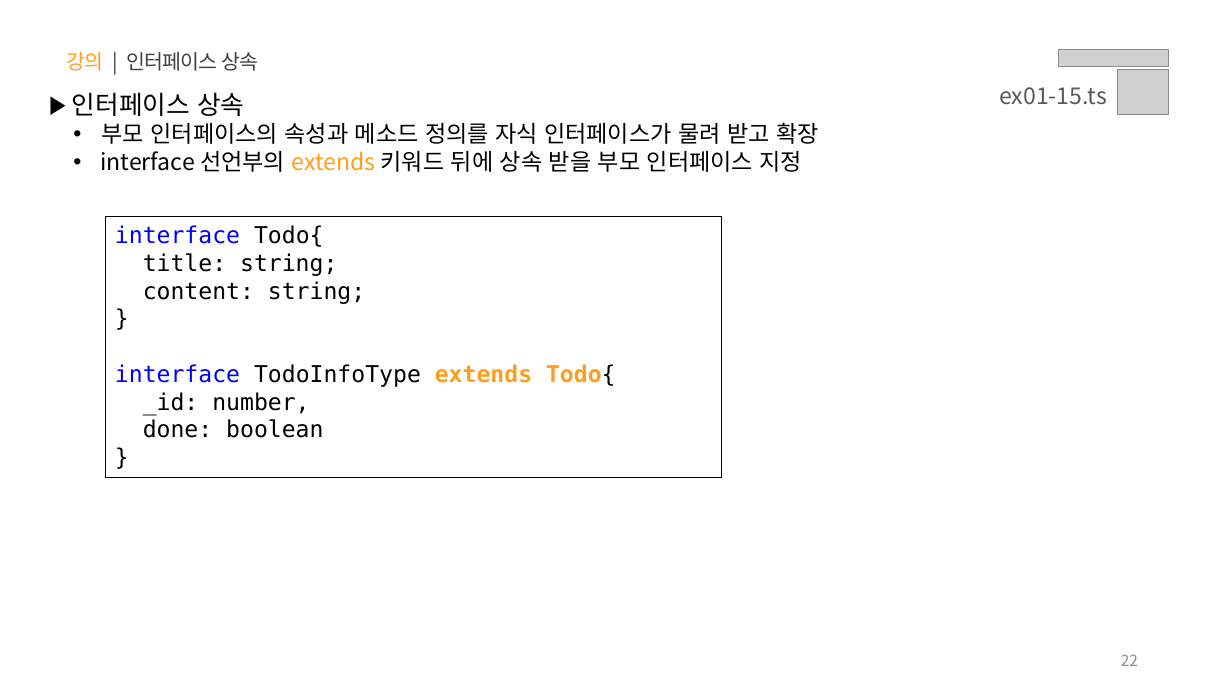
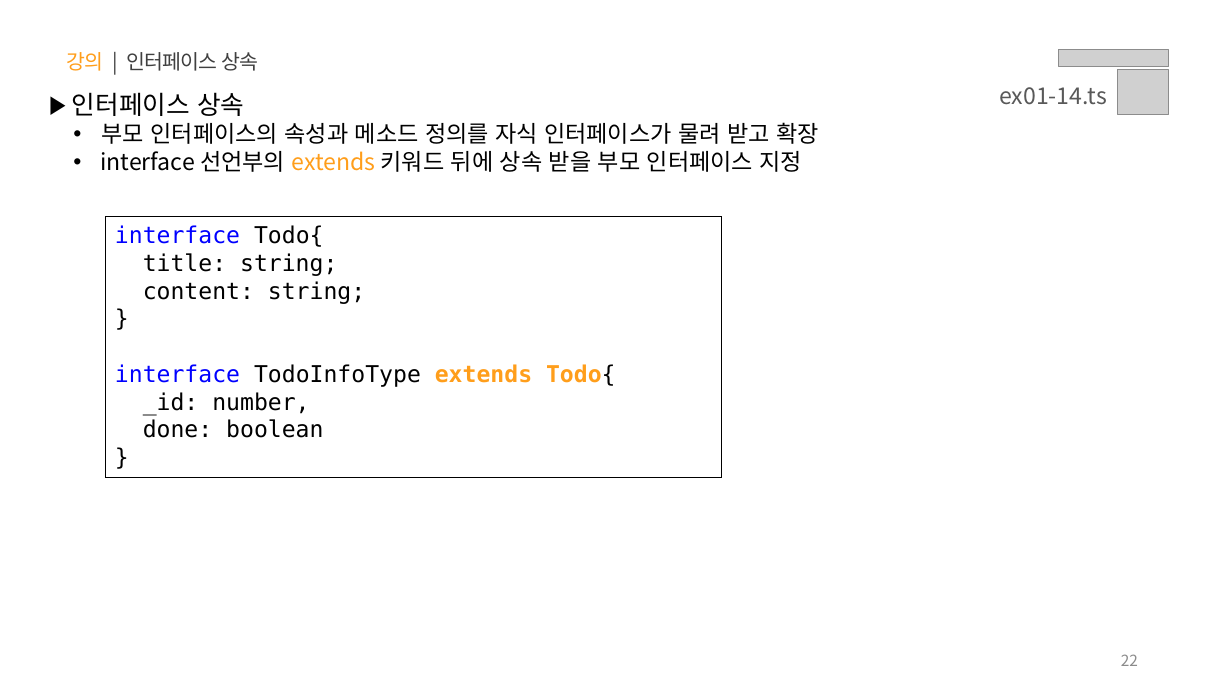
Before and after one commit to sy0725/ts-til, a slide deck: slide 22 of PPT/01.타입스크립트 - 타입 정의.pptx. Drawn at 1232x693 pixels with LibreOffice and Linux fonts; fonts in the diff are those of the drawing; grey boxes stand for pictures. Boxes give left, top, right and bottom in pixels: in the first picture for what was removed or moved away, otherwise in the second. Text is boxed around its words. In the diff, an @@ line names an element or a change of style, - is before the commit and + after.

```diff
--- a/PPT/01.타입스크립트 - 타입 정의.pptx
+++ b/PPT/01.타입스크립트 - 타입 정의.pptx
@@ text at <box>999,87,1107,105</box>: text changed @@
-ex01-15.ts
+ex01-14.ts
```
Also in this commit, not shown: 12 other slides changed.
